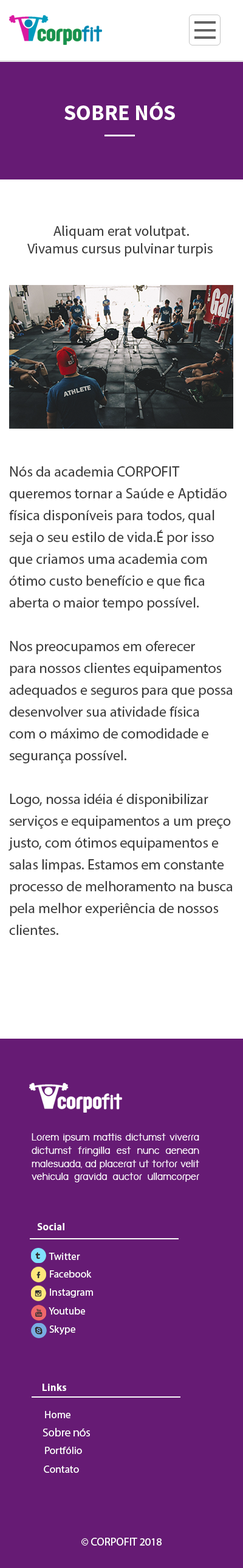
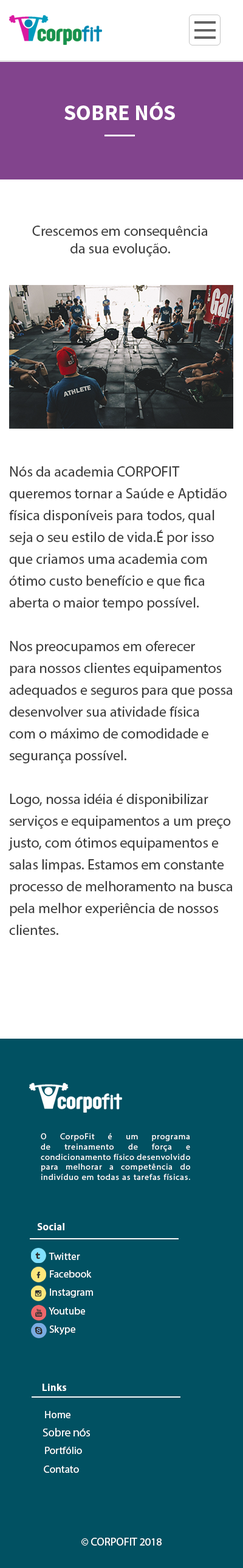
Layers edited between the first and the second (243, 1568) image:
"Retângulo 1" (1st of 2, in "sobre nós"): opacity 100% → 82% over [left=0, top=61, right=243, bottom=180]
renamed "Aliquam erat volutpat. Vivamus cursus pulvinar turpis" to "Crescemos em consequência da sua evolução.", painted on it over [left=27, top=225, right=213, bottom=257]
renamed "Lorem ipsum mattis dictumst viverra dictumst fringilla est nunc" to "O CorpoFit é um programa de treinamento de força e condicioname", painted on it over [left=31, top=1133, right=199, bottom=1183]
painted on "Retângulo 1" (2nd of 2, in "footer") over [left=0, top=1038, right=243, bottom=1516]
painted on "Retângulo 2" over [left=0, top=1515, right=243, bottom=1568]
